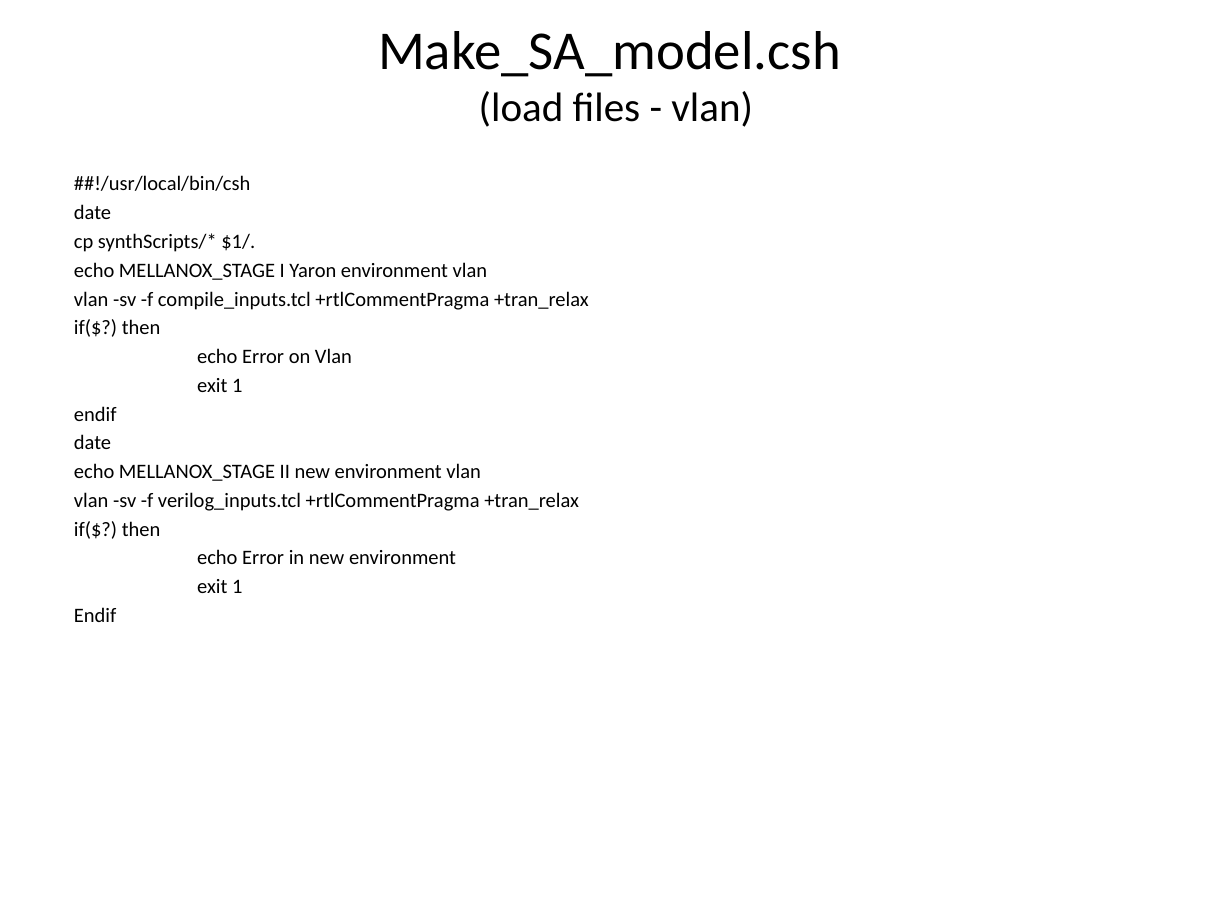
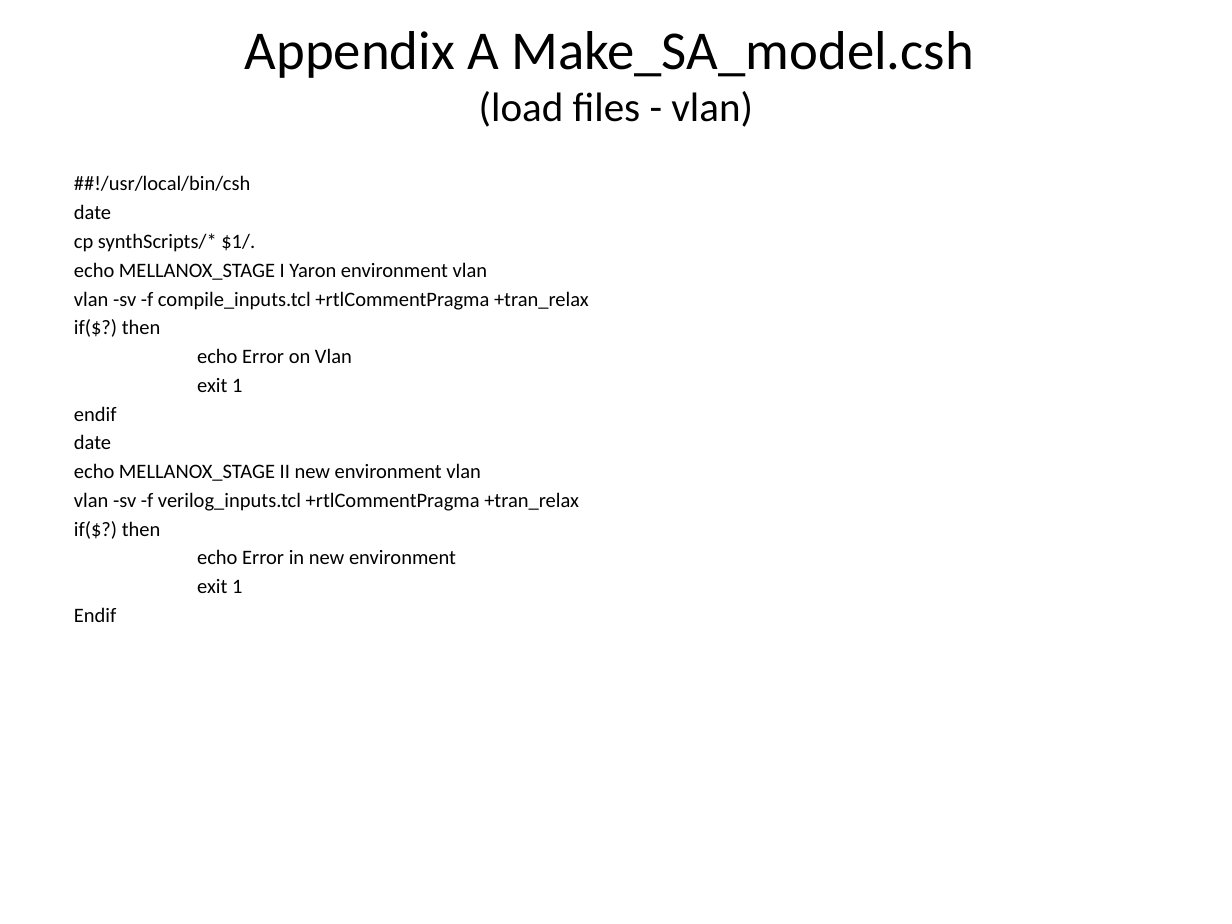
Before and after one commit to zahike/Palladium, a slide deck: slide 14 of Simulation Acceleration tutoria.pptx (slide 11 before the commit). Drawn at 1232x924 pixels with LibreOffice and Linux fonts; fonts in the diff are those of the drawing. Boxes give left, top, right and bottom in pixels: in the first picture for what was removed or moved away, otherwise in the second. Text is boxed around its words. In the diff, an @@ line names an element or a change of style, - is before the commit and + after.

```diff
--- a/Simulation Acceleration tutoria.pptx
+++ b/Simulation Acceleration tutoria.pptx
@@ title at bbox=[245, 31, 974, 127]: text changed @@
-Make_SA_model.csh
-(load files - vlan)
+Appendix A Make_SA_model.csh
+(load files - vlan)
```
Also in this commit, not shown: 4 other slides changed, 3 slides added.
